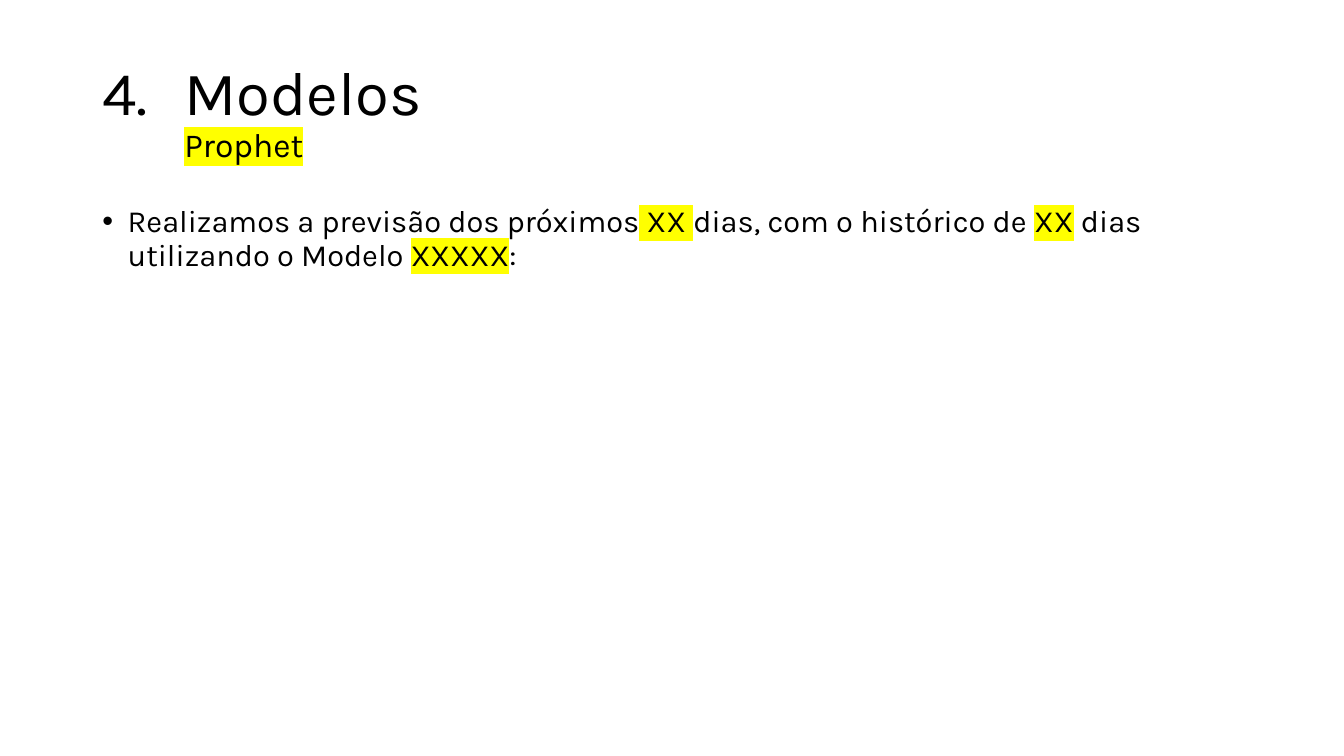
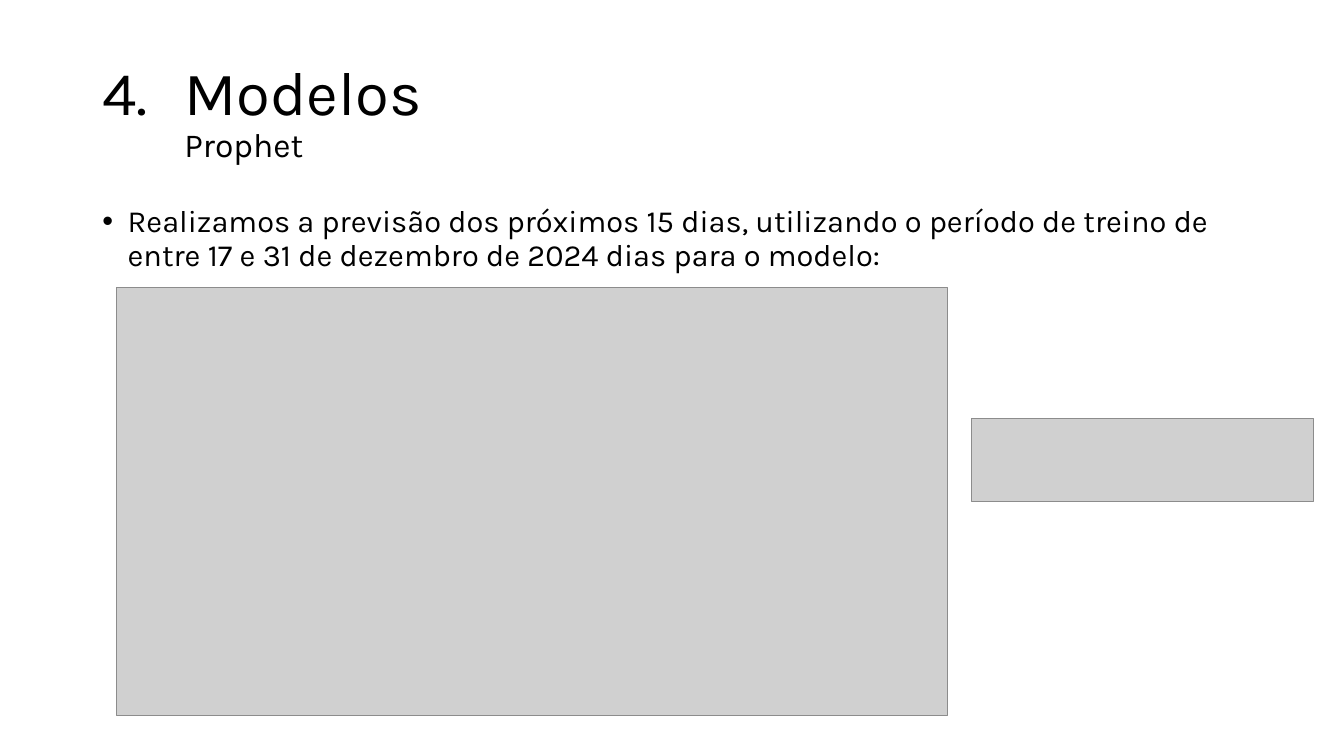
Before and after one commit to jdlmauricio/techalleg_fase_2, a slide deck: slide 17 of Tech Challenge 2.pptx (slide 18 before the commit). Drawn at 1344x756 pixels with LibreOffice and Linux fonts; fonts in the diff are those of the drawing; grey boxes stand for pictures; background and template pictures are left out. Boxes give left, top, right and bottom in pixels: in the first picture for what was removed or moved away, otherwise in the second. Text is boxed around its words. In the diff, an @@ line names an element or a change of style, - is before the commit and + after.

```diff
--- a/Tech Challenge 2.pptx
+++ b/Tech Challenge 2.pptx
@@ title "Modelos Prophet" at [184, 73, 421, 165]: highlight #FFFF00 to none in "Prophet" @@
@@ text at [128, 208, 1208, 273]: text changed @@
-• Realizamos a previsão dos próximos XX dias, com o histórico de XX dias utilizando o Modelo XXXXX:
+• Realizamos a previsão dos próximos 15 dias, utilizando o período de treino de entre 17 e 31 de dezembro de 2024 dias para o modelo:
@@ picture added at [117, 287, 948, 716] @@
@@ picture added at [972, 418, 1315, 501] @@
```
Also in this commit, not shown: 4 other slides changed, 3 slides added, 7 slides removed.
